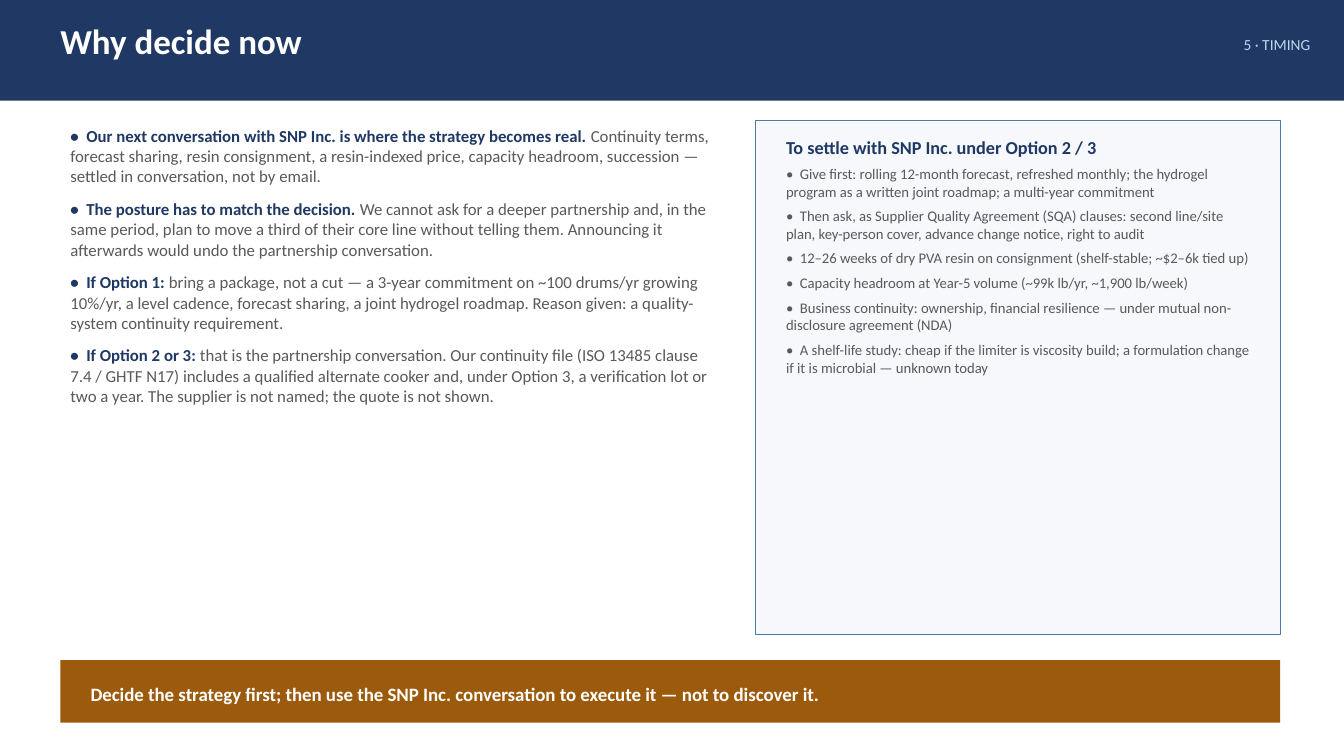
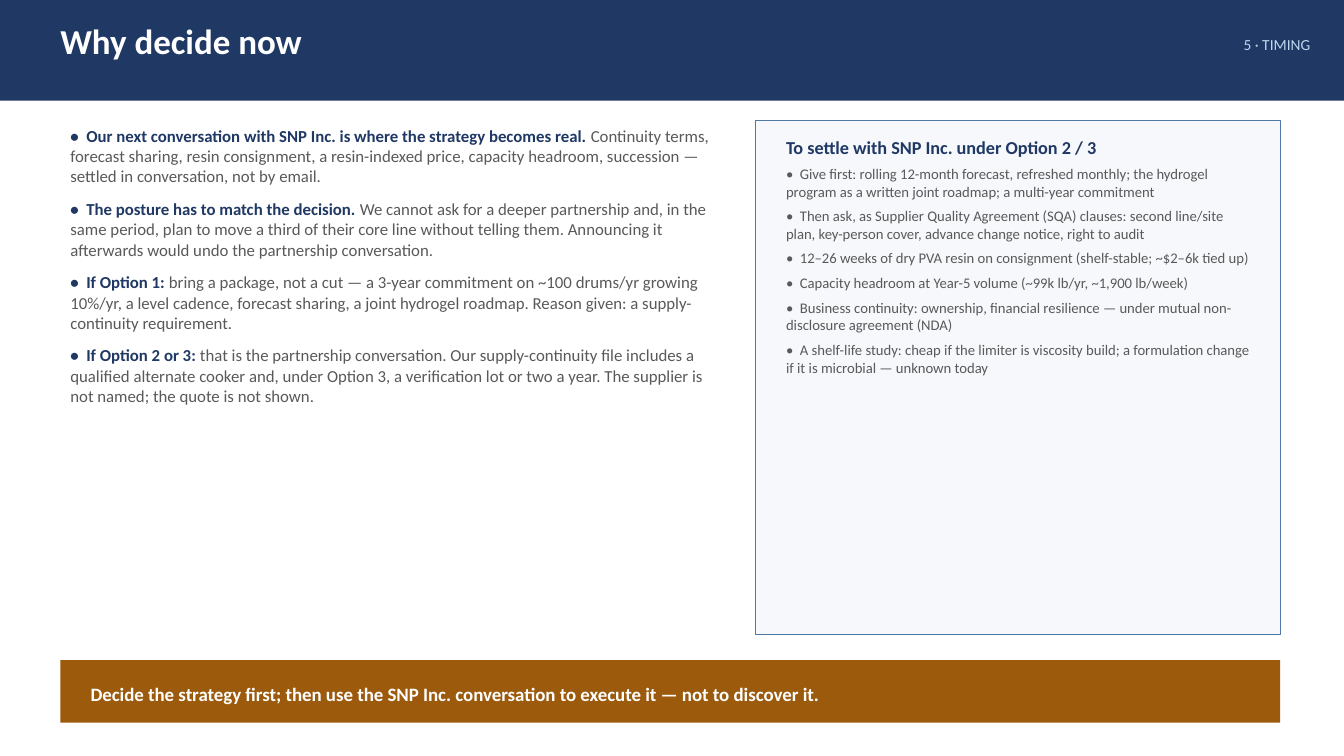
Before and after one commit to naviero1/Claude-Works, a slide deck: slide 8 of PVA second supplier initiative/PVA_Second_Supplier_Leadership_Deck.pptx. Drawn at 1344x756 pixels with LibreOffice and Linux fonts; fonts in the diff are those of the drawing. Boxes give left, top, right and bottom in pixels: in the first picture for what was removed or moved away, otherwise in the second. Text is boxed around its words. In the diff, an @@ line names an element or a change of style, - is before the commit and + after.

```diff
--- a/PVA second supplier initiative/PVA_Second_Supplier_Leadership_Deck.pptx
+++ b/PVA second supplier initiative/PVA_Second_Supplier_Leadership_Deck.pptx
@@ text at [70, 276, 702, 405]: text changed @@
-• If Option 1: bring a package, not a cut — a 3-year commitment on ~100 drums/yr growing 10%/yr, a level cadence, forecast sharing, a joint hydrogel roadmap. Reason given: a quality-system continuity requirement.
-• If Option 2 or 3: that is the partnership conversation. Our continuity file (ISO 13485 clause 7.4 / GHTF N17) includes a qualified alternate cooker and, under Option 3, a verification lot or two a year. The supplier is not named; the quote is not shown.
+• If Option 1: bring a package, not a cut — a 3-year commitment on ~100 drums/yr growing 10%/yr, a level cadence, forecast sharing, a joint hydrogel roadmap. Reason given: a supply-continuity requirement.
+• If Option 2 or 3: that is the partnership conversation. Our supply-continuity file includes a qualified alternate cooker and, under Option 3, a verification lot or two a year. The supplier is not named; the quote is not shown.
```
Also in this commit, not shown: 2 other slides changed, 2 other files.
